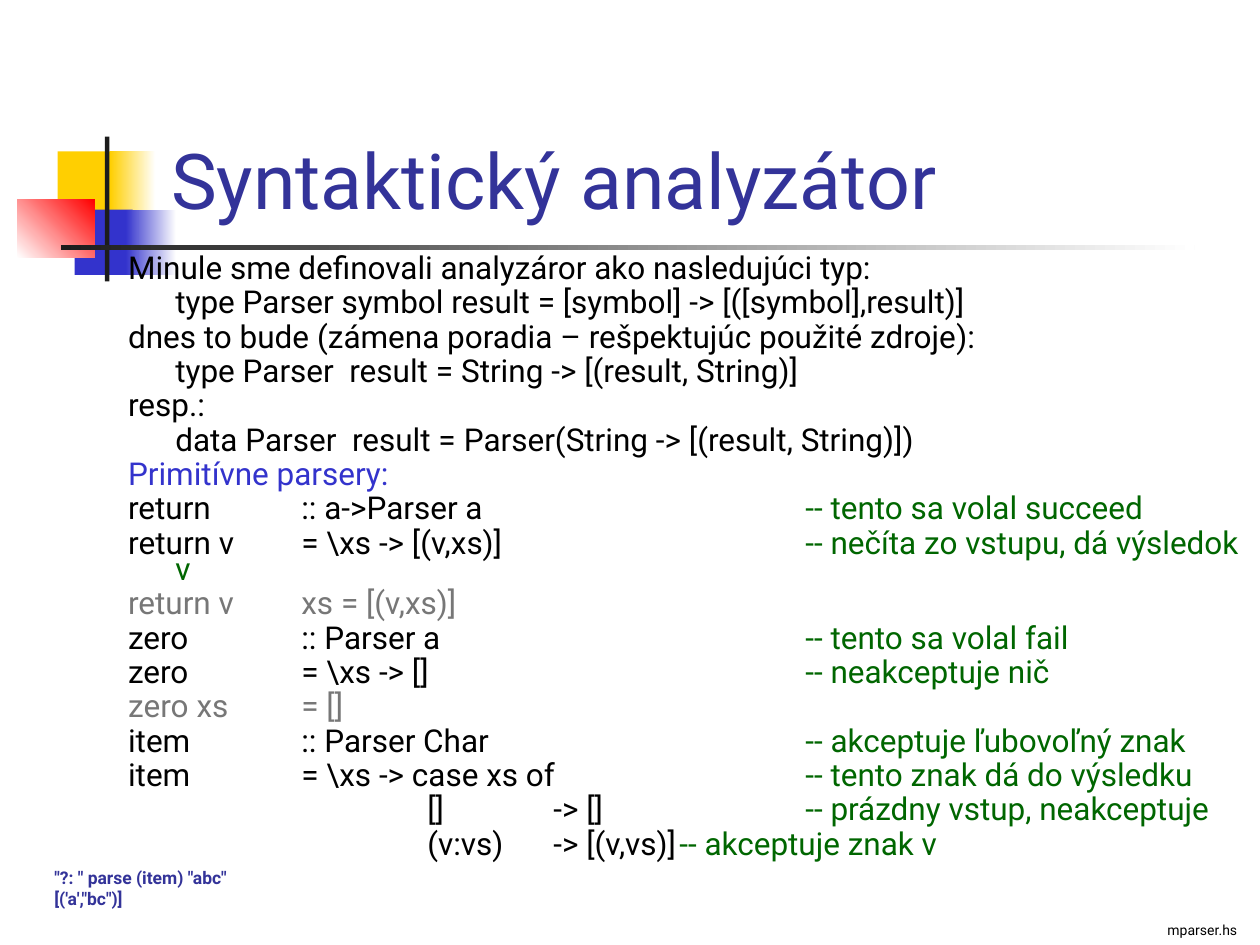
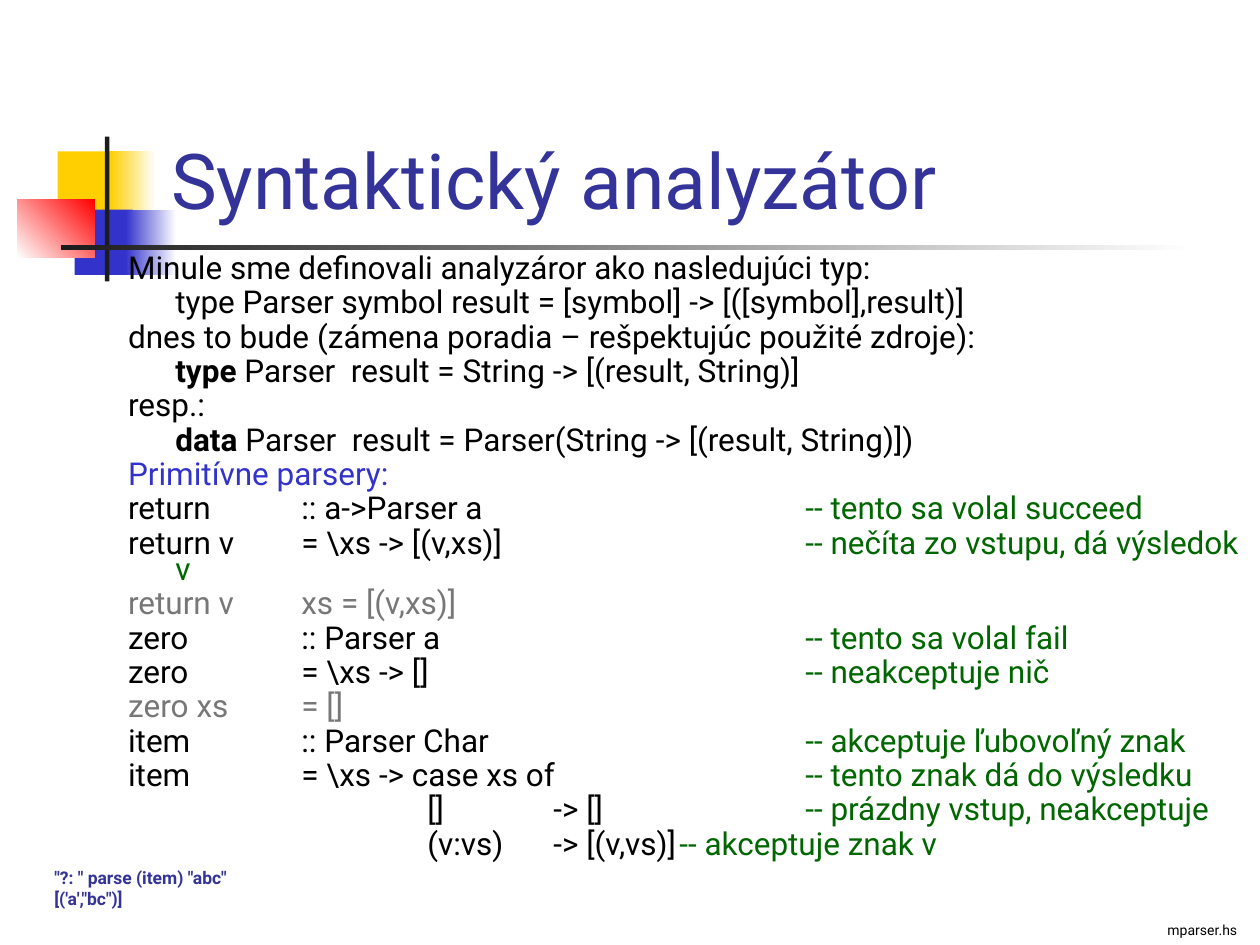
Before and after one commit to Funkcionalne/Prednasky, a slide deck: slide 3 of 10/10_fpro.ppt. Drawn at 1260x945 pixels with LibreOffice and Linux fonts; fonts in the diff are those of the drawing. Boxes give left, top, right and bottom in pixels: in the first picture for what was removed or moved away, otherwise in the second. Text is boxed around its words. In the diff, an @@ line names an element or a change of style, - is before the commit and + after.

```diff
--- a/10/10_fpro.ppt
+++ b/10/10_fpro.ppt
@@ text at (175,353,914,458): bold on in "type", "data" @@
```
Also in this commit, not shown: 3 other slides changed, 1 slide added, 1 other file.
